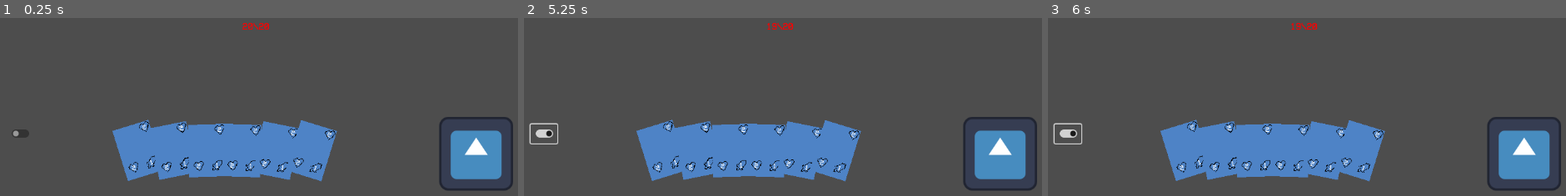
Above: before the commit, frames 1-3 (left to right).
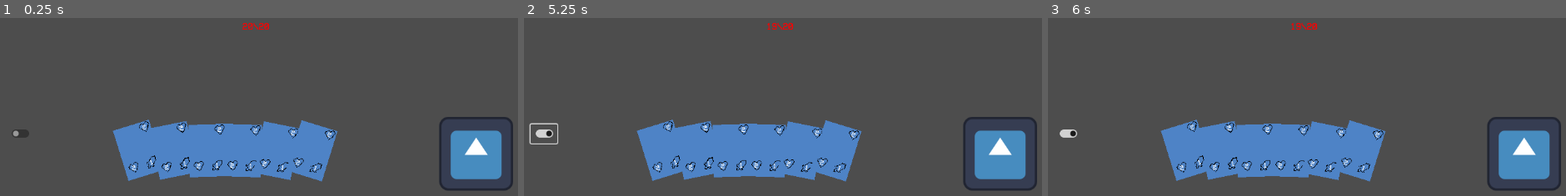
Above: after the commit, the same moments.

Repository: CraftMaster07/MonsterCardsClone
Game: Godot game, scene res://Scenes/board.tscn
Same seed, same stepped clock (60 frames per second), same inputs: the game is played once before the commit and once after it. The engine's default icon, where the game draws it, is replaced by a stand-in: a white triangle on a blue panel in a dark square.
Inputs (mouse positions are in pixels of both pictures, inside the frame that each line leads up to):
- Up to frame 1 (0.25 s): no input
- Up to frame 2 (5.25 s): click (663, 149) at 0.5 s; click (694, 149) at 1.27 s; click (731, 149) at 2.02 s; click (767, 149) at 2.77 s; click (798, 149) at 3.52 s; click (834, 151) at 4.27 s; click (544, 133) at 5 s
- Up to frame 3 (6 s): click (1187, 149) at 5.75 s

The runs differ from the first frame. In frame 1, 0.2% of the frame differs, in the area x 21-66%, y 57-93%; in frame 2, 0.2%; in frame 3, 0.3%, in the area x 0-66%, y 57-93%.

Commit message:
fixed clicking cards

Diff:
--- a/monster-cards-clone/scenes/card.tscn
+++ b/monster-cards-clone/scenes/card.tscn
@@ -2,8 +2,8 @@
 
 [ext_resource type="Theme" uid="uid://f2a4ylwdbwtx" path="res://main_theme.tres" id="1_6hjbs"]
 [ext_resource type="Script" uid="uid://bedrbpyrc1bvp" path="res://scripts/card.gd" id="1_esr4d"]
-[ext_resource type="Texture2D" uid="uid://qyuv68ofn6up" path="res://Assets/sprites/health.png" id="3_fiyo2"]
-[ext_resource type="Texture2D" uid="uid://c0vq6x57vqkn1" path="res://Assets/sprites/strength.png" id="4_t4fsv"]
+[ext_resource type="Texture2D" uid="uid://qyuv68ofn6up" path="res://assets/sprites/health.png" id="3_fiyo2"]
+[ext_resource type="Texture2D" uid="uid://c0vq6x57vqkn1" path="res://assets/sprites/strength.png" id="4_t4fsv"]
 
 [node name="Card" type="TextureButton"]
 custom_minimum_size = Vector2(65, 91)
@@ -27,8 +27,11 @@
 anchors_preset = 15
 anchor_right = 1.0
 anchor_bottom = 1.0
+offset_left = 1.0
+offset_right = 1.0
 grow_horizontal = 2
 grow_vertical = 2
+mouse_filter = 2
 color = Color(0.304772, 0.515449, 0.777444, 1)
 
 [node name="costTexture" type="TextureRect" parent="."]
@@ -101,4 +104,4 @@
 horizontal_alignment = 1
 vertical_alignment = 1
 
-[connection signal="button_up" from="." to="." method="_on_button_up"]
+[connection signal="pressed" from="." to="." method="_on_pressed"]
--- a/monster-cards-clone/scripts/card.gd
+++ b/monster-cards-clone/scripts/card.gd
@@ -22,12 +22,13 @@
 
 signal card_selected(card)
 
-func _on_button_up() -> void:
-	print("hi")
-	card_selected.emit(self)
-
 
 func take_damage(amount : int) -> void:
 	current_health -= amount
 	if current_health <= 0:
 		queue_free()
+
+
+func _on_pressed() -> void:
+	print("hi hello")
+	card_selected.emit(self)
